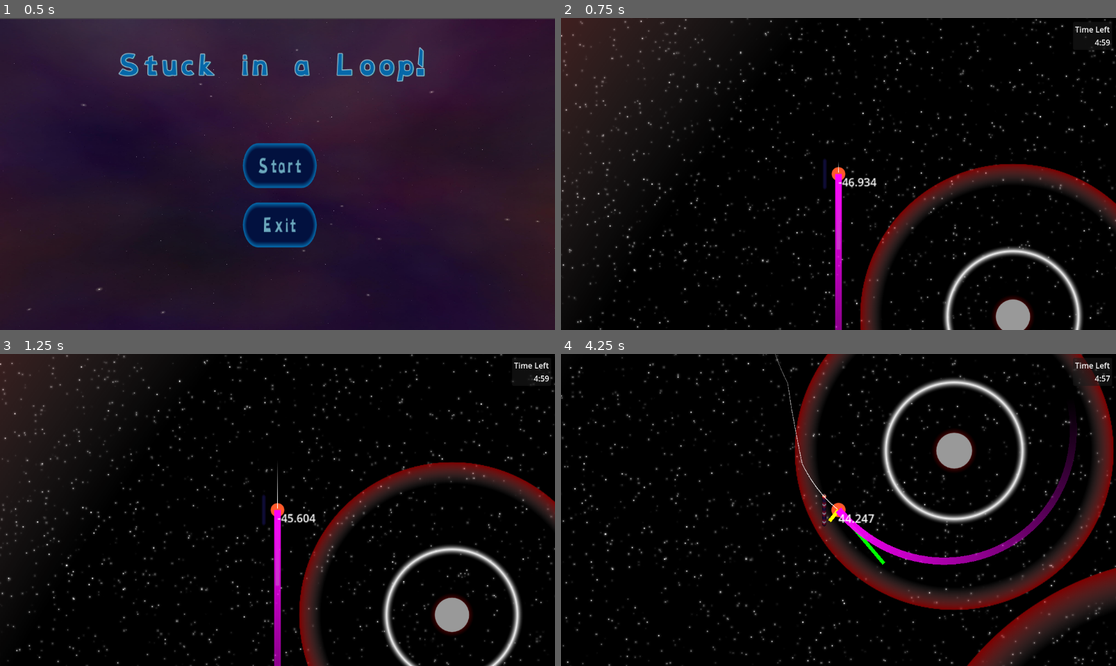
Above: before the commit, frames 1-4 (two rows, left to right).
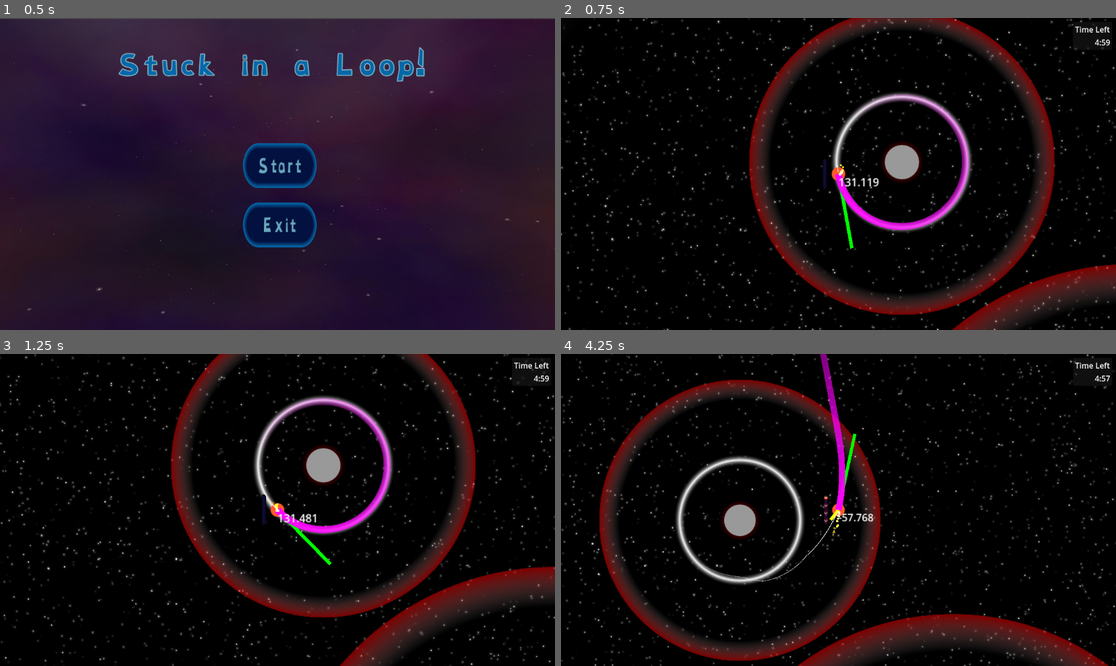
Above: after the commit, the same moments.

Repository: CrankGameDev/StuckInALoopGameJam
Game: Godot game, scene res://UI/start_screen.tscn
The game is run twice, just before and just after one commit, with the same random seed, the same clock (stepped at 60 frames per second) and the same inputs.
Inputs (mouse positions are in pixels of both pictures, inside the frame that each line leads up to):
- Up to frame 1 (0.5 s): no input
- Up to frame 2 (0.75 s): click "Start" at 0.5 s
- Up to frame 3 (1.25 s): no input
- Up to frame 4 (4.25 s): tap Enter (ui_accept) at 1.25, 1.52, 2.27 s; move the mouse to (960, 494) at 1.27 s; press the mouse at (960, 494) at 1.28 s; hold Right (ui_right) 1.28-2.03 s; move the mouse to (727, 525) at 2.02 s; release the mouse at (727, 525) at 2.03 s; hold Down (ui_down) 2.03-2.75 s; click (727, 525) at 2.1 s; click "CONTINUE" at 2.75 s; move the mouse to (894, 441) at 3.52 s; press the mouse at (894, 441) at 3.53 s; hold Right (ui_right) from 3.53 s (still down)

Frame 1 is identical in both runs. In frame 2, 31% of the frame differs, in the area x 0-100%, y 0-100%; in frame 3, 28%; in frame 4, 32%.

Commit message:
player starting velocity export

Diff:
--- a/character_body_2d.gd
+++ b/character_body_2d.gd
@@ -6,6 +6,8 @@
 var x_vel : float = 0
 var y_vel : float = 0
 
+@export var startingVel : Vector2 = Vector2(0,110)
+
 var simLength : float = 0
 
 var refuelling : bool = false
@@ -21,7 +23,7 @@
 
 func _ready() -> void:
 	set_motion_mode(CharacterBody2D.MOTION_MODE_FLOATING)
-	velocity.y = 110
+	velocity = startingVel
 
 
 func _physics_process(delta: float) -> void:
--- a/levels/demo_level.tscn
+++ b/levels/demo_level.tscn
@@ -29,3 +29,6 @@
 gravity = 0.5
 pull = 20.0
 star = true
+
+[node name="Player" parent="." index="7"]
+position = Vector2(160, 225)
--- a/levels/demo_level_2.tscn
+++ b/levels/demo_level_2.tscn
@@ -29,3 +29,6 @@
 size = 100.0
 gravity = 0.5
 pull = 20.0
+[node name="Player" parent="." index="7"]
+position = Vector2(740, -383)
+startingVel = Vector2(0, 140)
--- a/scenes/player.tscn
+++ b/scenes/player.tscn
@@ -39,6 +39,35 @@
 [sub_resource type="StyleBoxFlat" id="StyleBoxFlat_v40hl"]
 bg_color = Color(1, 1, 1, 1)
 border_color = Color(1, 1, 1, 1)
+
+[sub_resource type="Gradient" id="Gradient_gs4r2"]
+offsets = PackedFloat32Array(0, 0.377049, 1)
+colors = PackedColorArray(1, 1, 1, 1, 1, 1, 0, 1, 1, 0, 0, 0)
+
+[sub_resource type="GradientTexture1D" id="GradientTexture1D_uor07"]
+gradient = SubResource("Gradient_gs4r2")
+
+[sub_resource type="Curve" id="Curve_3jdx8"]
+_data = [Vector2(0, 1), 0.0, 0.0, 0, 0, Vector2(1, 0), 0.0, 0.0, 0, 0]
+point_count = 2
+
+[sub_resource type="CurveTexture" id="CurveTexture_idr21"]
+curve = SubResource("Curve_3jdx8")
+
+[sub_resource type="ParticleProcessMaterial" id="ParticleProcessMaterial_nv5df"]
+particle_flag_disable_z = true
+direction = Vector3(1, 1, 0)
+spread = 5.0
+initial_velocity_min = 86.02
+initial_velocity_max = 107.53
+gravity = Vector3(0, 0, 0)
+damping_min = 75.0
+damping_max = 75.0
+scale_min = 2.0
+scale_max = 4.0
+scale_curve = SubResource("CurveTexture_idr21")
+color_ramp = SubResource("GradientTexture1D_uor07")
+turbulence_enabled = true
 
 [node name="Player" type="CharacterBody2D"]
 script = ExtResource("1_46qjo")
@@ -110,5 +139,10 @@
 wait_time = 2.0
 one_shot = true
 
+[node name="GPUParticles2D" type="GPUParticles2D" parent="."]
+amount = 32
+process_material = SubResource("ParticleProcessMaterial_nv5df")
+lifetime = 0.5
+
 [connection signal="timeout" from="FuelRegenTimer" to="." method="_on_fuel_regen_timer_timeout"]
 [connection signal="timeout" from="StarPullTimer" to="." method="_on_star_pull_timer_timeout"]
Not shown: 1 places in scenes/player.tscn that only renumber resources
